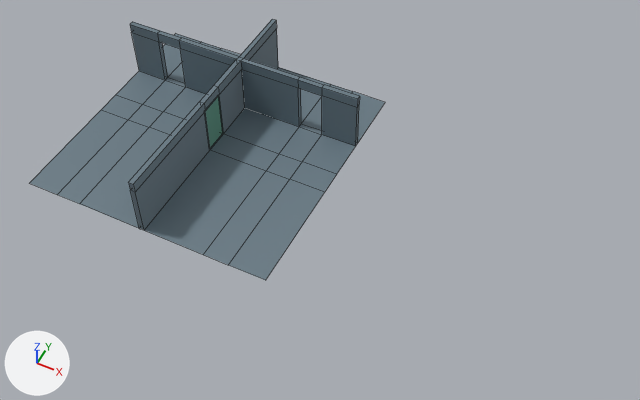
Renders of the Blender file OriginalModels/zoneTest/zone01.blend from each side of a commit.
Rendered twice from a 50 mm camera at (14.67, -20.23, 24.13) aimed at (5.05, -1.0, 0.1). Lighting does not change. The marker at lower left points along +X, +Y and +Z. Mesh edges are drawn as thin lines.

The first picture shows 'zone'.
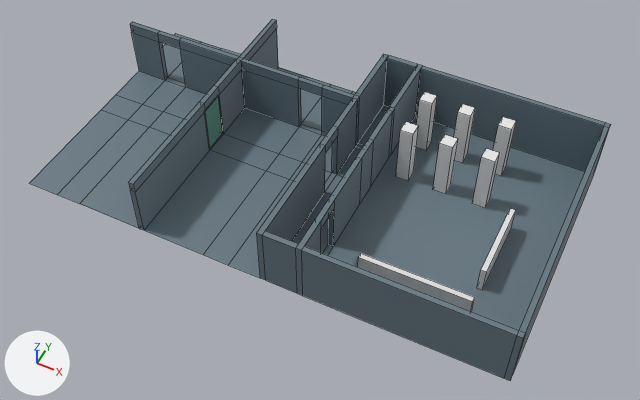
What the commit changed:
Material 'Material' (mat_material) is new.
Its base color is (0.8, 0.8, 0.8) (white #e7e7e7).
Its roughness is 0.4.
me_plane is used by ob_zone; location (0.0, 0.0, 0.0).
me_plane had 104 vertices, 97 faces and spanned x -5.0..5.0, y -5.0..5.0, z 0.0..2.4.
me_plane now has 182 vertices, 181 faces and spans x -5.0..13.6, y -5.0..5.0, z 0.0..2.4.
Part 1, on me_plane:
8 vertices are removed from x -0.1..0.1, y 2.17..2.37, z 2.0..2.4.
25 faces are deleted.
24 vertices are added at x 4.8..6.4, y -3.65..2.37, z 0.0..2.4.
10 new vertices lie (-0.2, 0.0, 0.0) away from vertices in x 5.0, y -5.0..5.0, z 0.0..2.4.
6 new vertices lie (1.2, 0.0, 0.0) away from vertices in x 5.0, y -5.0..5.0, z 0.0.
10 new vertices lie (0.0, 0.0, 2.4) away from vertices in x 4.8..6.2, y -5.0..5.0, z 0.0.
8 new vertices lie (0.2, 0.0, 0.0) away from vertices in x 6.2, y -5.0..5.0, z 0.0..2.4.
6 new vertices lie (0.0, 0.2, 0.0) away from vertices in x 5.0..6.4, y -5.0, z 0.0..2.4.
6 new vertices lie (7.0, 0.0, 0.0) away from vertices in x 6.4, y -5.0..5.0, z 0.0..2.4.
8 new vertices lie (0.0, -0.2, 0.0) away from vertices in x 5.0..13.4, y 5.0, z 0.0..2.4.
8 new vertices lie (0.2, 0.0, 0.0) away from vertices in x 13.4, y -5.0..5.0, z 0.0..2.4.
109 new faces join them.
Mesh me_cube_007 is new.
It is a box spanning x -0.25..0.25, y -0.25..0.25, z -1.2..1.2.
It uses material mat_material (white #e7e7e7).
Mesh me_cube_006 is new.
It is a box spanning x -0.25..0.25, y -0.25..0.25, z -1.2..1.2.
Mesh me_cube_005 is new.
It is a box spanning x -0.25..0.25, y -0.25..0.25, z -1.2..1.2.
Mesh me_cube_004 is new.
It is a box spanning x -0.25..0.25, y -0.25..0.25, z -1.2..1.2.
Mesh me_cube_003 is new.
It is a box spanning x -0.25..0.25, y -0.25..0.25, z -1.2..1.2.
Mesh me_cube_002 is new.
It is a box spanning x -0.25..0.25, y -0.25..0.25, z -1.2..1.2.
Mesh me_cube_001 is new.
It is a box spanning x -1.5..1.5, y -0.1..0.1, z -0.5..0.5.
It uses material mat_material (white #e7e7e7).
Mesh me_cube is new.
It is a box spanning x -2.0..2.0, y -0.1..0.1, z -0.5..0.5.
It uses material mat_material (white #e7e7e7).
Object 'Cube.007' (ob_cube_007) is new; it shows me_cube_007.
Its location is (7.27, 3.41, 1.2).
Its rotation in degrees is (0, 0, 90).
Object 'Cube.006' (ob_cube_006) is new; it shows me_cube_006.
Its location is (7.27, 1.63, 1.2).
Its rotation in degrees is (0, 0, 90).
Object 'Cube.005' (ob_cube_005) is new; it shows me_cube_005.
Its location is (8.76, 3.41, 1.2).
Its rotation in degrees is (0, 0, 90).
Object 'Cube.004' (ob_cube_004) is new; it shows me_cube_004.
Its location is (8.76, 1.63, 1.2).
Its rotation in degrees is (0, 0, 90).
Object 'Cube.003' (ob_cube_003) is new; it shows me_cube_003.
Its location is (10.29, 3.41, 1.2).
Its rotation in degrees is (0, 0, 90).
Object 'Cube.002' (ob_cube_002) is new; it shows me_cube_002.
Its location is (10.29, 1.63, 1.2).
Its rotation in degrees is (0, 0, 90).
Object 'Cube.001' (ob_cube_001) is new; it shows me_cube_001.
Its location is (11.58, -0.63, 0.5).
Its rotation in degrees is (0, 0, 90).
Object 'Cube' (ob_cube) is new; it shows me_cube.
Its location is (9.68, -3.33, 0.5).

Where the change shows, as pixel boxes [x1, y1, x2, y2] in the pictures (640 x 400 px):
'zone', reshaped (63% wider, 39% taller)
    before: [30, 19, 385, 280]
    after: [30, 19, 611, 381]
'Cube', added
    after: [358, 253, 475, 312]
'Cube.006', added
    after: [396, 121, 418, 181]
'Cube.004', added
    after: [433, 135, 458, 194]
'Cube.002', added
    after: [472, 148, 500, 208]
'Cube.007', added
    after: [416, 92, 437, 151]
'Cube.005', added
    after: [454, 104, 475, 163]
'Cube.001', added
    after: [477, 208, 516, 290]
'Cube.003', added
    after: [493, 117, 516, 176]
part 1 of me_plane, built on
    before: [229, 66, 385, 280]
    after: [229, 54, 611, 381]
